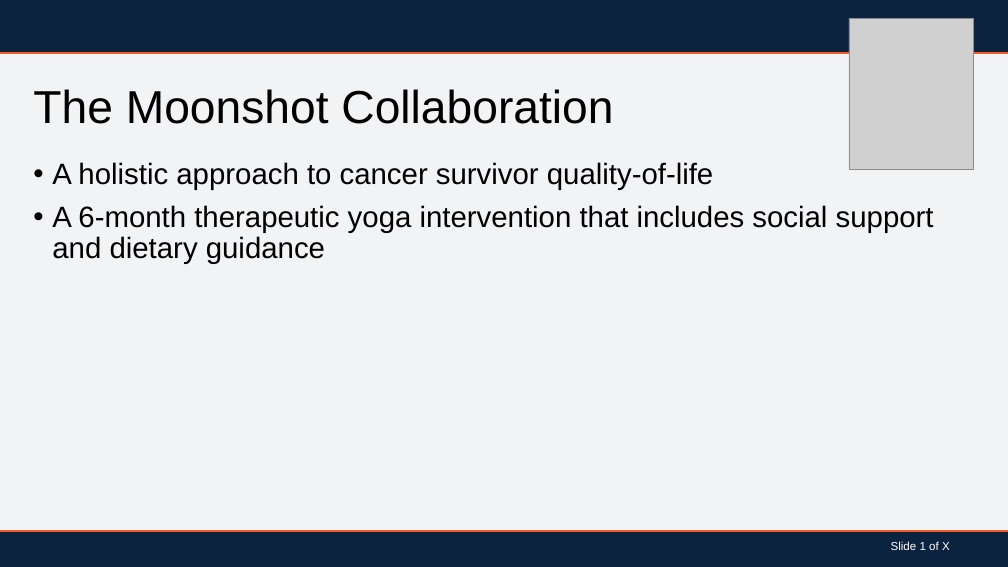
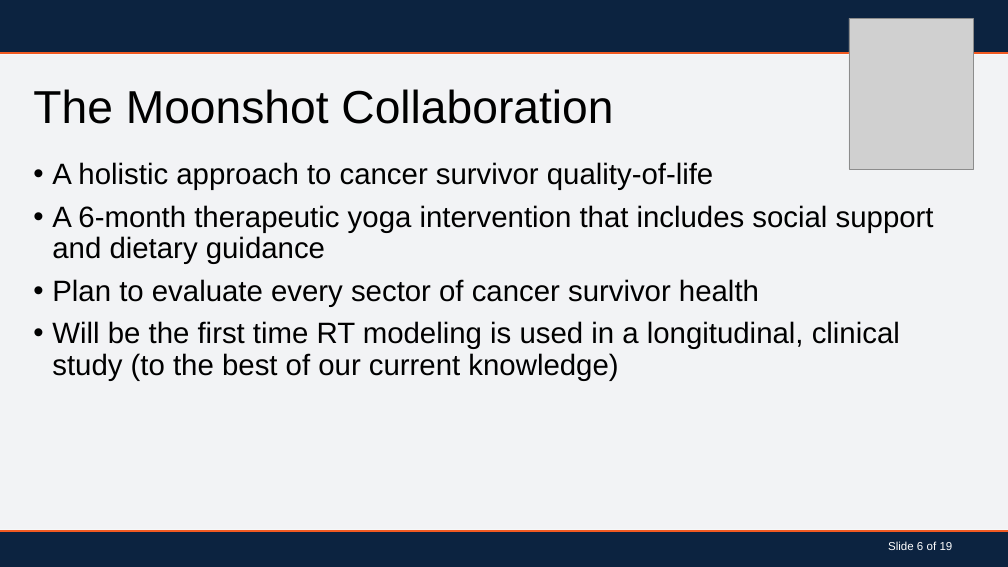
Before and after one commit to BLScheuler/Dissertation, a slide deck: slide 7 of Dissertation_PowerPoint.pptx (slide 6 before the commit). Drawn at 1008x567 pixels with LibreOffice and Linux fonts; fonts in the diff are those of the drawing; grey boxes stand for pictures; background and template pictures are left out. Boxes give left, top, right and bottom in pixels: in the first picture for what was removed or moved away, otherwise in the second. Text is boxed around its words. In the diff, an @@ line names an element or a change of style, - is before the commit and + after.

```diff
--- a/Dissertation_PowerPoint.pptx
+++ b/Dissertation_PowerPoint.pptx
@@ text at (x1=52, y1=279, x2=900, y2=381): paragraphs added @@
+• Plan to evaluate every sector of cancer survivor health
+• Will be the first time RT modeling is used in a longitudinal, clinical study (to the best of our current knowledge)
@@ text at (x1=888, y1=541, x2=953, y2=550): text changed @@
-Slide 1 of X
+Slide 6 of 19
```
Also in this commit, not shown: 11 other slides changed, 7 slides added.
